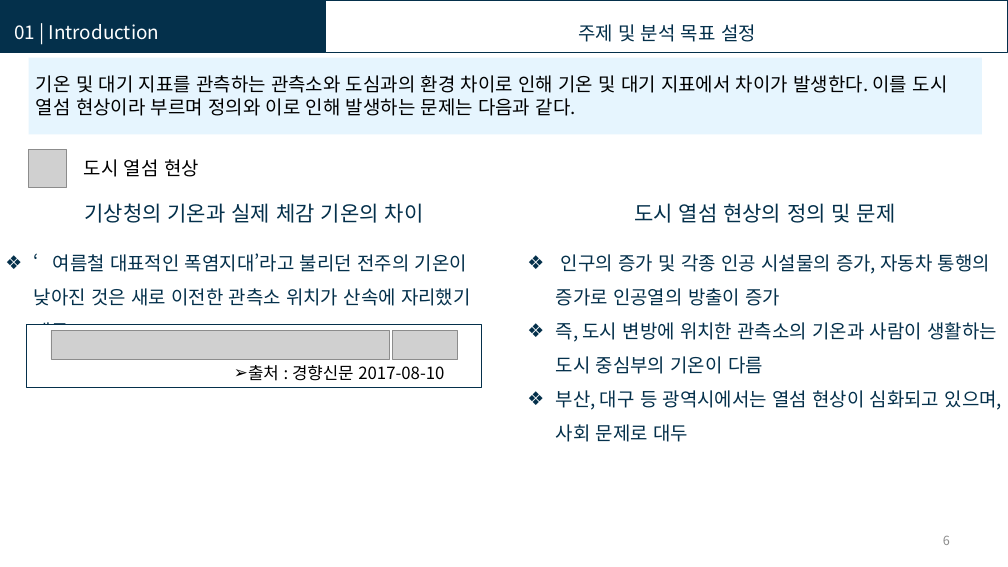
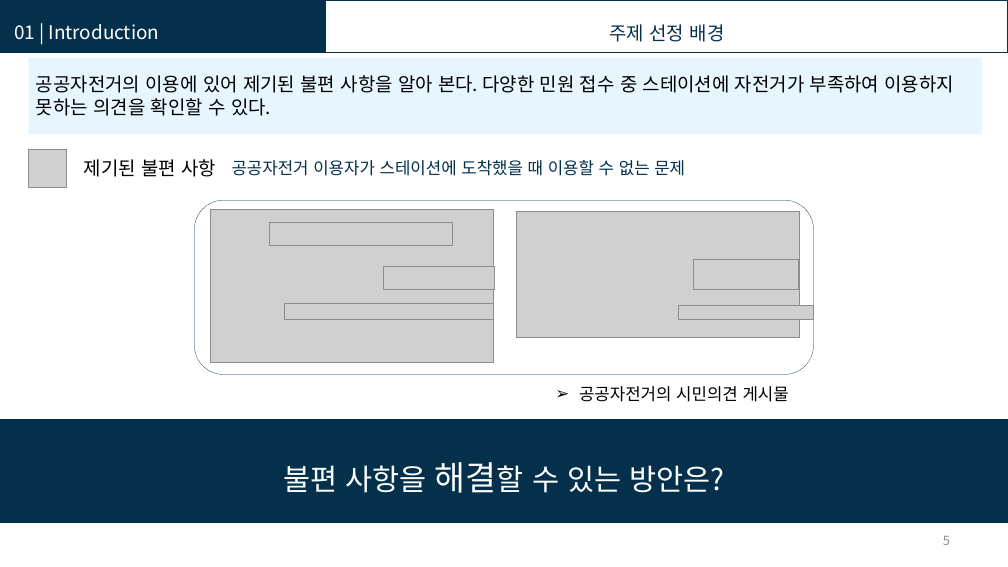
Before and after one commit to KISTI-hackathon-2017/Kangwon-Univ.-Team1, a slide deck: slide 5 of Presentation/U-Bike 타슈.pptx (slide 6 before the commit). Drawn at 1008x567 pixels with LibreOffice and Linux fonts; fonts in the diff are those of the drawing; grey boxes stand for pictures. Boxes give left, top, right and bottom in pixels: in the first picture for what was removed or moved away, otherwise in the second. Text is boxed around its words. In the diff, an @@ line names an element or a change of style, - is before the commit and + after.

```diff
--- a/Presentation/U-Bike 타슈.pptx
+++ b/Presentation/U-Bike 타슈.pptx
@@ text at box(609, 24, 725, 42): text changed @@
-  주제 및 분석 목표 설정
+  주제 선정 배경
@@ text at box(36, 75, 955, 116): text changed @@
-기온 및 대기 지표를 관측하는 관측소와 도심과의 환경 차이로 인해 기온 및 대기 지표에서 차이가 발생한다. 이를 도시 열섬 현상이라 부르며 정의와 이로 인해 발생하는 문제는 다음과 같다.
+공공자전거의 이용에 있어 제기된 불편 사항을 알아 본다. 다양한 민원 접수 중 스테이션에 자전거가 부족하여 이용하지 못하는 의견을 확인할 수 있다.
@@ text removed at box(84, 159, 199, 177) @@
-도시 열섬 현상
@@ text added at box(84, 159, 216, 177), 18 pt, text #000000 @@
+제기된 불편 사항
@@ text added at box(232, 160, 685, 176), 16 pt, text #04304B @@
+공공자전거 이용자가 스테이션에 도착했을 때 이용할 수 없는 문제
@@ text removed at box(84, 203, 424, 223) @@
-기상청의 기온과 실제 체감 기온의 차이
@@ text removed at box(634, 203, 896, 223) @@
-도시 열섬 현상의 정의 및 문제
@@ text removed at box(34, 253, 471, 306) @@
-❖ ‘여름철 대표적인 폭염지대’라고 불리던 전주의 기온이 낮아진 것은 새로 이전한 관측소 위치가 산속에 자리했기 때문
@@ text removed at box(556, 254, 1002, 442) @@
-❖ 인구의 증가 및 각종 인공 시설물의 증가, 자동차 통행의 증가로 인공열의 방출이 증가
-❖ 즉, 도시 변방에 위치한 관측소의 기온과 사람이 생활하는 도시 중심부의 기온이 다름
-❖ 부산, 대구 등 광역시에서는 열섬 현상이 심화되고 있으며, 사회 문제로 대두
@@ group added at box(194, 200, 814, 402): 7 pictures, 1 text, 1 rounded rectangle @@
+➢ 공공자전거의 시민의견 게시물
@@ group removed at box(26, 324, 482, 387): 2 pictures, 1 rectangle, 1 text @@
-➢ 출처 : 경향신문 2017-08-10
@@ rectangle added at box(0, 420, 1008, 522), fill #04304B, outline #04304B 2 pt, 28 pt, text #FFFFFF @@
+불편 사항을 해결할 수 있는 방안은?
@@ page number at box(943, 536, 950, 545): text changed @@
-6
+5
```
Also in this commit, not shown: 6 other slides changed, 13 slides added, 2 slides removed.
